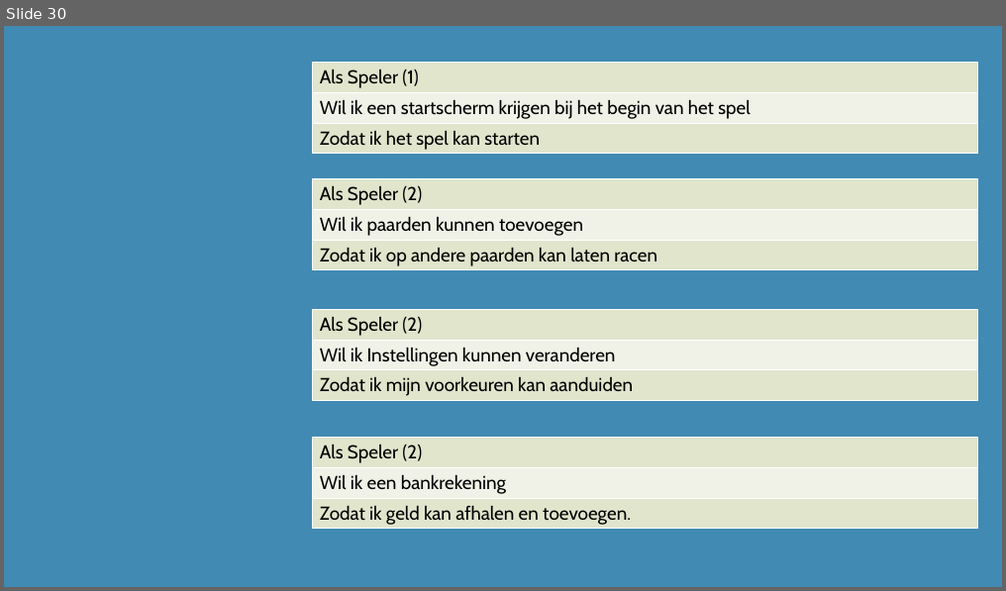
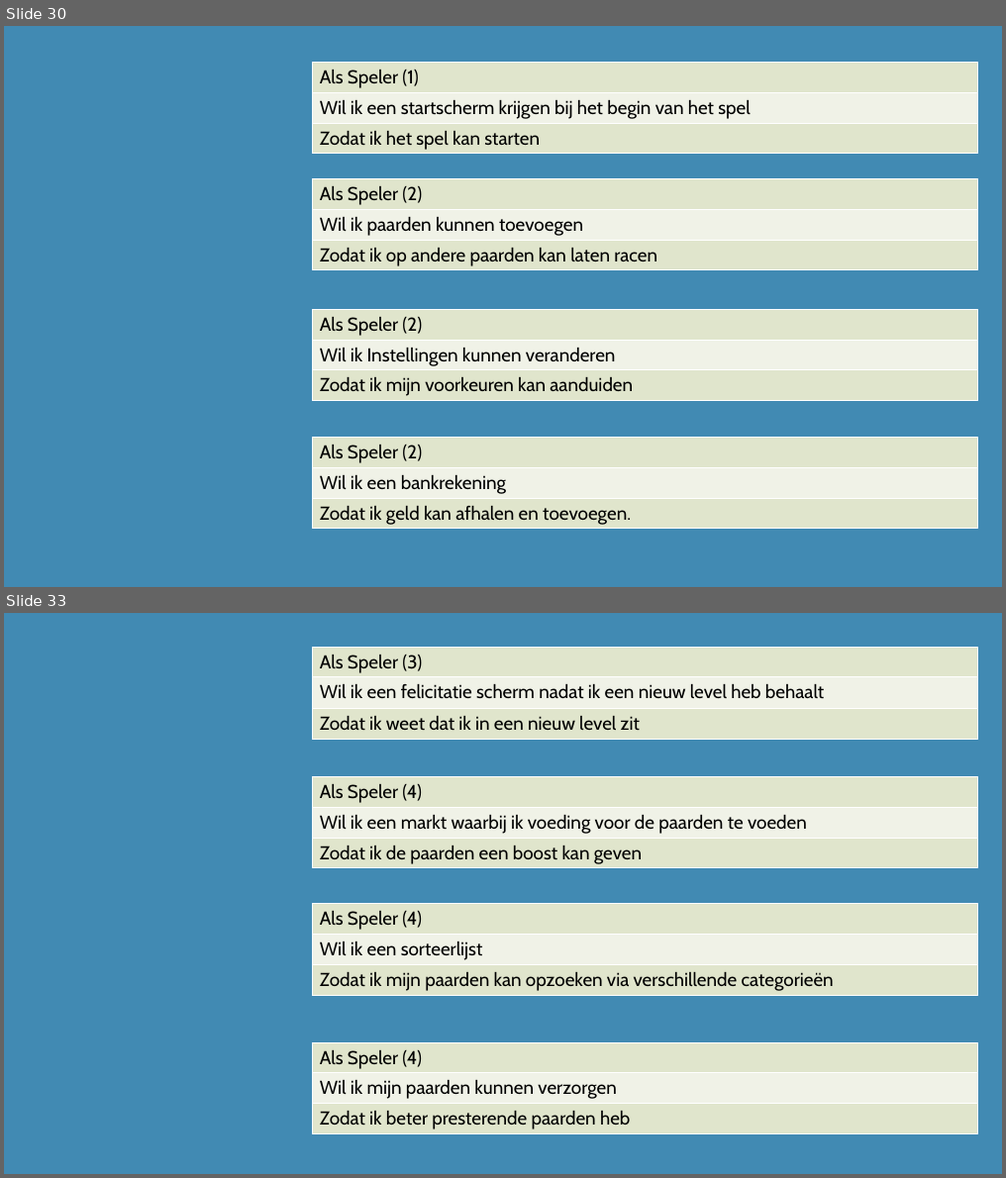
Before and after one commit to DiangeloHaaze/paardenrace, a slide deck: UserStories.pptx. Shown one above the other, each under a label of ours: slide 30 before the commit, slides 30 and 33 after it; the slides between them are not shown. The pictures are 1006x591 and 1006x1178 pixels, drawn with LibreOffice and Linux fonts; fonts in the diff are those of the drawing. Boxes give left, top, right and bottom in pixels: in the first picture for what was removed or moved away, otherwise in the second. Text is boxed around its words. In the diff, an @@ line names an element or a change of style, - is before the commit and + after.

```diff
--- a/UserStories.pptx
+++ b/UserStories.pptx
@@ slide 33 added at (4, 613, 1002, 1174), background #418AB3 @@
@@ table added at (313, 647, 978, 739), 3 rows, 1 columns @@
+Als Speler (3)
+Wil ik een felicitatie scherm nadat ik een nieuw level heb behaalt
+Zodat ik weet dat ik in een nieuw level zit
@@ table added at (313, 777, 978, 868), 3 rows, 1 columns @@
+Als Speler (4)
+Wil ik een markt waarbij ik voeding voor de paarden te voeden
+Zodat ik de paarden een boost kan geven
@@ table added at (313, 903, 978, 995), 3 rows, 1 columns @@
+Als Speler (4)
+Wil ik een sorteerlijst
+Zodat ik mijn paarden kan opzoeken via verschillende categorieën
@@ table added at (313, 1043, 978, 1134), 3 rows, 1 columns @@
+Als Speler (4)
+Wil ik mijn paarden kunnen verzorgen
+Zodat ik beter presterende paarden heb
```
Also in this commit, not shown: 1 slide changed, 4 other slides added, 1 other file.
